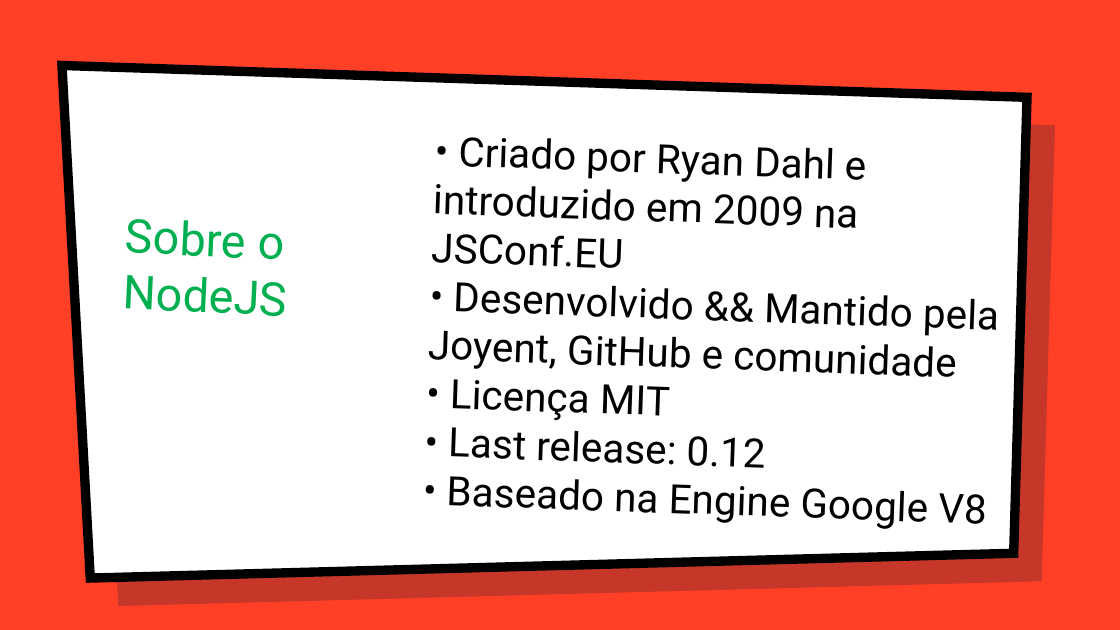
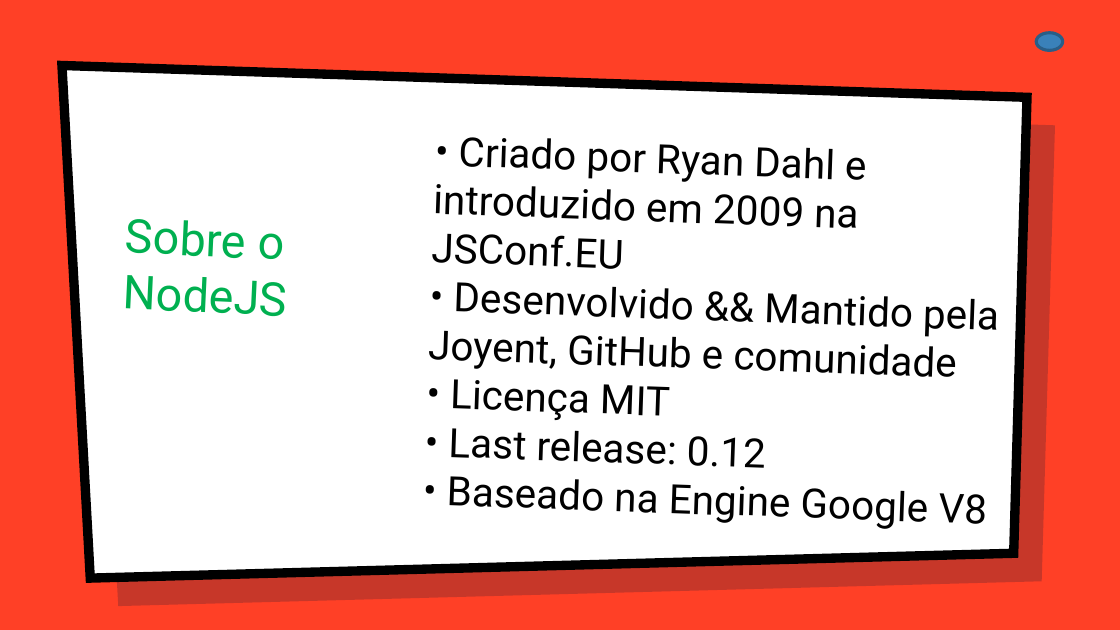
Before and after one commit to renanbastos93/Introdu-o-ao-NodeJS, a slide deck: slide 9 of Apresentacao NodeJS.pptx. Drawn at 1120x630 pixels with LibreOffice and Linux fonts; fonts in the diff are those of the drawing; background and template pictures are left out. Boxes give left, top, right and bottom in pixels: in the first picture for what was removed or moved away, otherwise in the second. Text is boxed around its words. In the diff, an @@ line names an element or a change of style, - is before the commit and + after.

```diff
--- a/Apresentacao NodeJS.pptx
+++ b/Apresentacao NodeJS.pptx
@@ ellipse added at (1036,32,1063,50), fill #3A81BA, outline #2A5E87 2 pt @@
```
Also in this commit, not shown: 15 other slides changed, 2 slides added, 1 slide removed, 3 other files.
